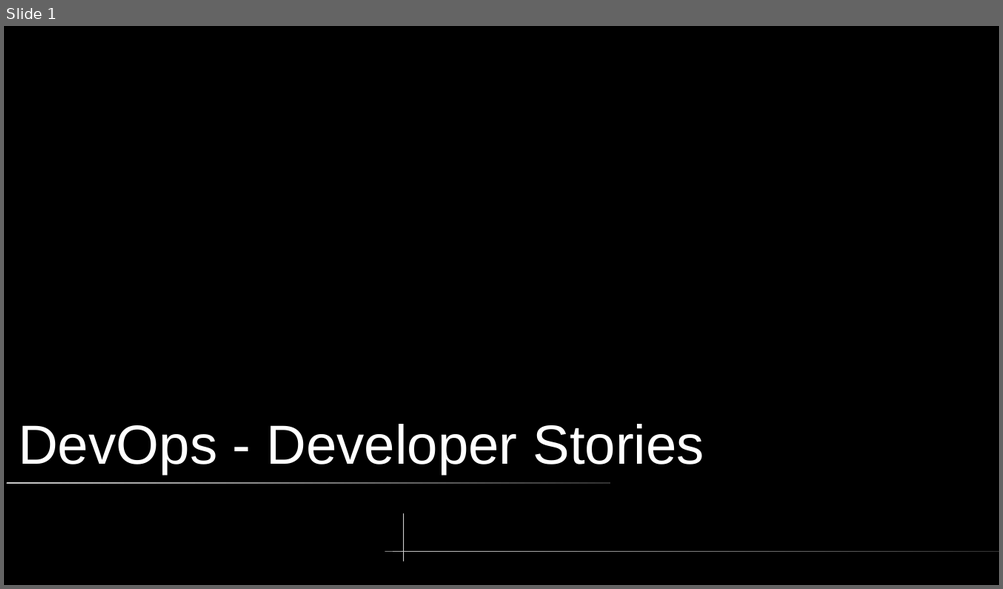
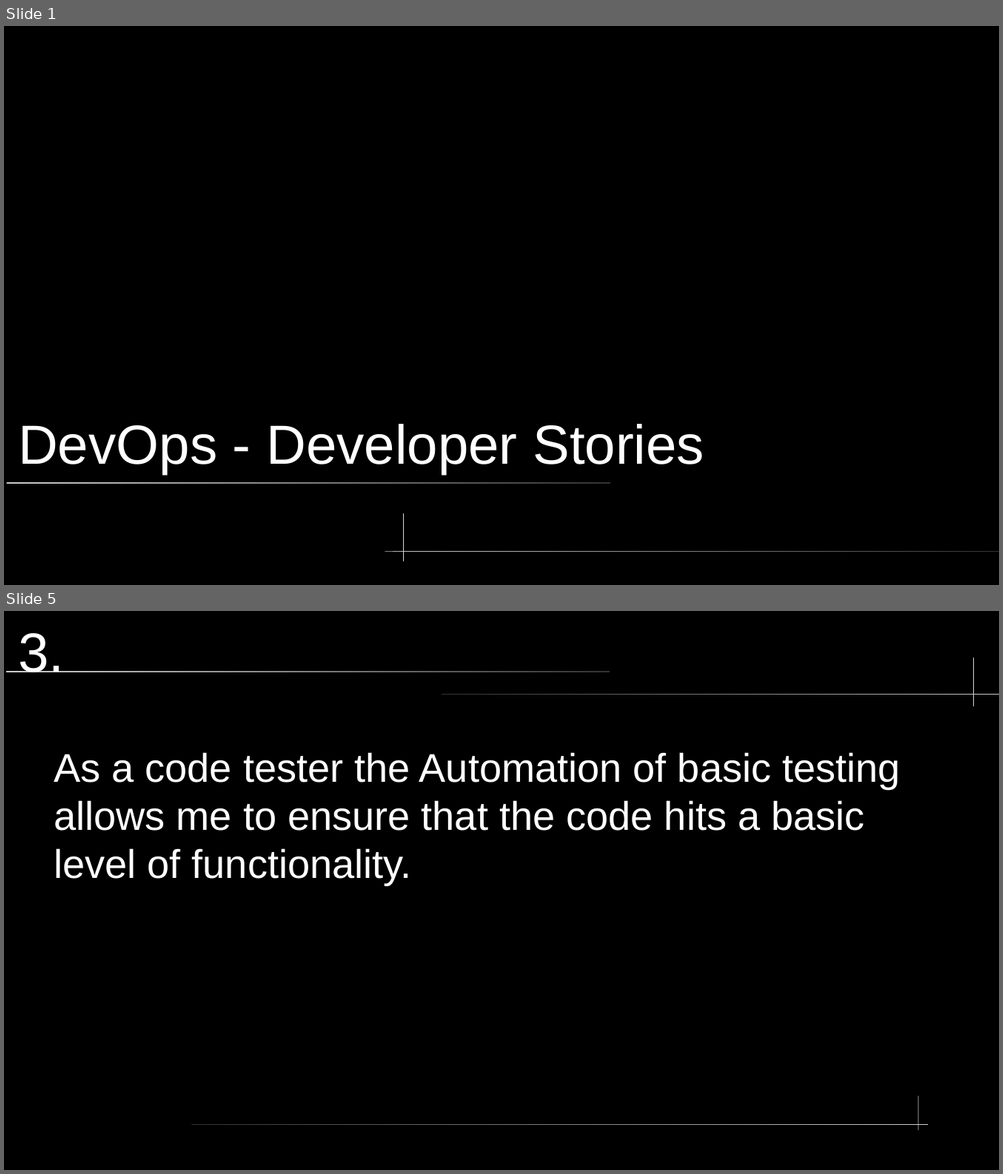
Before and after one commit to somewun/adt-devops, a slide deck: topic-02/Developer Stories.pptx. Shown one above the other, each under a label of ours: slide 1 before the commit, slides 1 and 5 after it; the slides between them are not shown. The pictures are 1003x589 and 1003x1174 pixels, drawn with LibreOffice and Linux fonts; fonts in the diff are those of the drawing. Boxes give left, top, right and bottom in pixels: in the first picture for what was removed or moved away, otherwise in the second. Text is boxed around its words. In the diff, an @@ line names an element or a change of style, - is before the commit and + after.

```diff
--- a/topic-02/Developer Stories.pptx
+++ b/topic-02/Developer Stories.pptx
@@ slide 5 added at [4, 611, 999, 1170], background #000000 @@
@@ title added at [18, 633, 64, 672], 44 pt, text #FFFFFF @@
+3.
@@ rounded rectangle added at [5, 670, 609, 672], fill gradient #CCCCCC to #333333 @@
@@ freeform shape added at [973, 658, 974, 706], fill #CCCCCC @@
@@ rounded rectangle added at [442, 694, 999, 695], fill gradient #333333 to #CCCCCC @@
@@ text added at [54, 752, 900, 885], 32 pt, text #FFFFFF @@
+As a code tester the Automation of basic testing allows me to ensure that the code hits a basic level of functionality.
@@ freeform shape added at [918, 1096, 919, 1130], fill #CCCCCC @@
@@ rounded rectangle added at [192, 1125, 928, 1125], fill gradient #333333 to #CCCCCC @@
```
Also in this commit, not shown: 8 other slides added, 8 slides removed, 1 other file.
